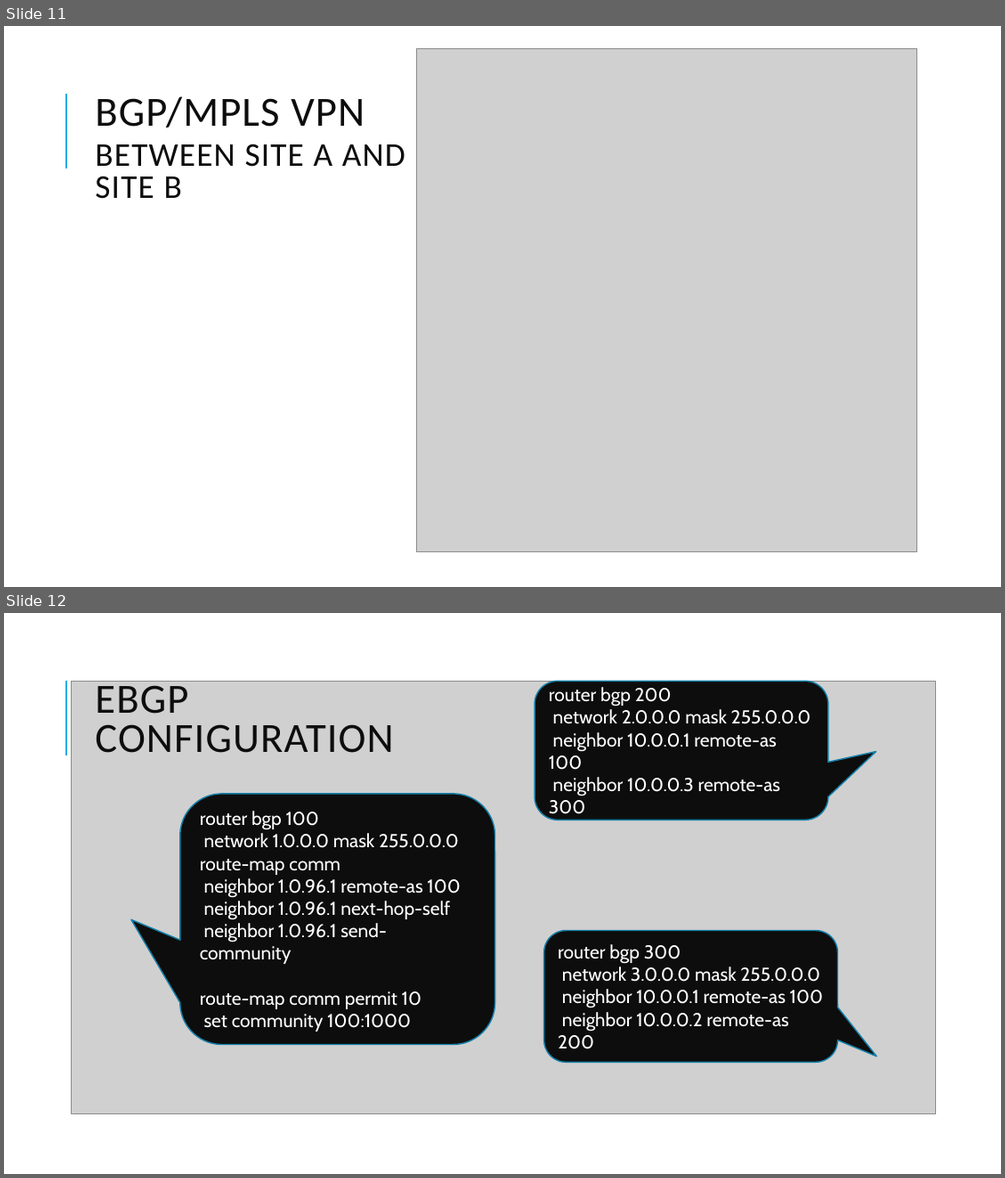
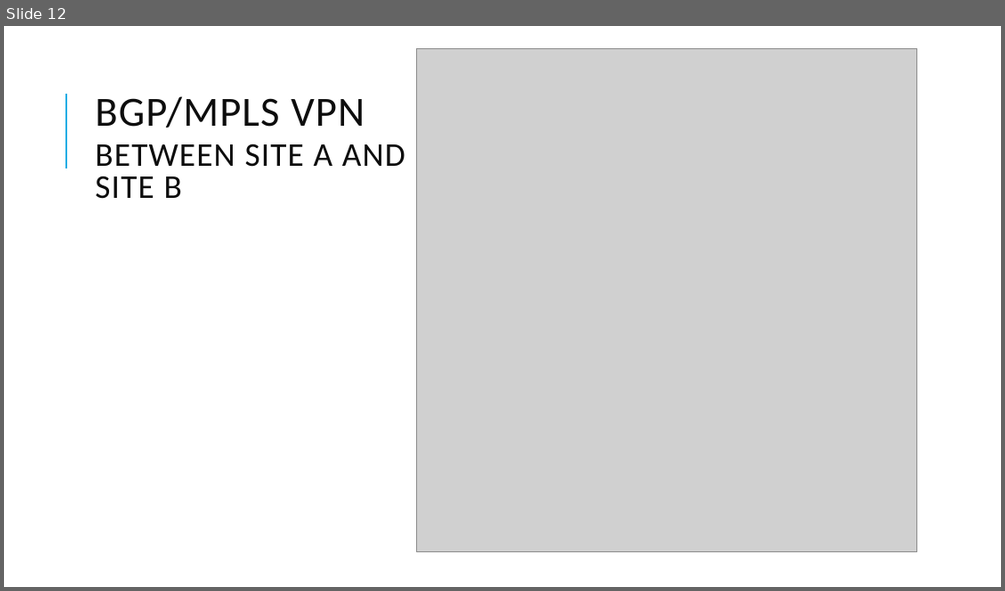
Before and after one commit to BSc-MSc-Projects/NSD-VPNs, a slide deck: NSD presentation_GIAN.pptx. Shown one above the other, each under a label of ours: slides 11 and 12 before the commit, slide 12 after it. The pictures are 1005x1178 and 1005x591 pixels, drawn with LibreOffice and Linux fonts; fonts in the diff are those of the drawing; grey boxes stand for pictures. Boxes give left, top, right and bottom in pixels: in the first picture for what was removed or moved away, otherwise in the second. Text is boxed around its words. In the diff, an @@ line names an element or a change of style, - is before the commit and + after.

```diff
--- a/NSD presentation_GIAN.pptx
+++ b/NSD presentation_GIAN.pptx
@@ slide 12 removed at bbox=[4, 613, 1001, 1174], background #FFFFFF; not listed: 1 template element that a slide beside it also shows @@
@@ picture removed at bbox=[72, 681, 936, 1114] @@
@@ text removed at bbox=[95, 678, 393, 753] @@
-EBGP CONFIGURATION
@@ rounded speech box removed at bbox=[535, 681, 829, 820] @@
-router bgp 200
-network 2.0.0.0 mask 255.0.0.0
-neighbor 10.0.0.1 remote-as 100
-neighbor 10.0.0.3 remote-as 300
@@ rounded speech box removed at bbox=[180, 794, 495, 1045] @@
-router bgp 100
-network 1.0.0.0 mask 255.0.0.0 route-map comm
-neighbor 1.0.96.1 remote-as 100
-neighbor 1.0.96.1 next-hop-self
-neighbor 1.0.96.1 send-community
-route-map comm permit 10
-set community 100:1000
@@ rounded speech box removed at bbox=[544, 930, 838, 1062] @@
-router bgp 300
-network 3.0.0.0 mask 255.0.0.0
-neighbor 10.0.0.1 remote-as 100
-neighbor 10.0.0.2 remote-as 200
@@ what was slide 11 is now slide 12 @@
```
Also in this commit, not shown: 4 slides changed, 5 slides added, 2 other files.
